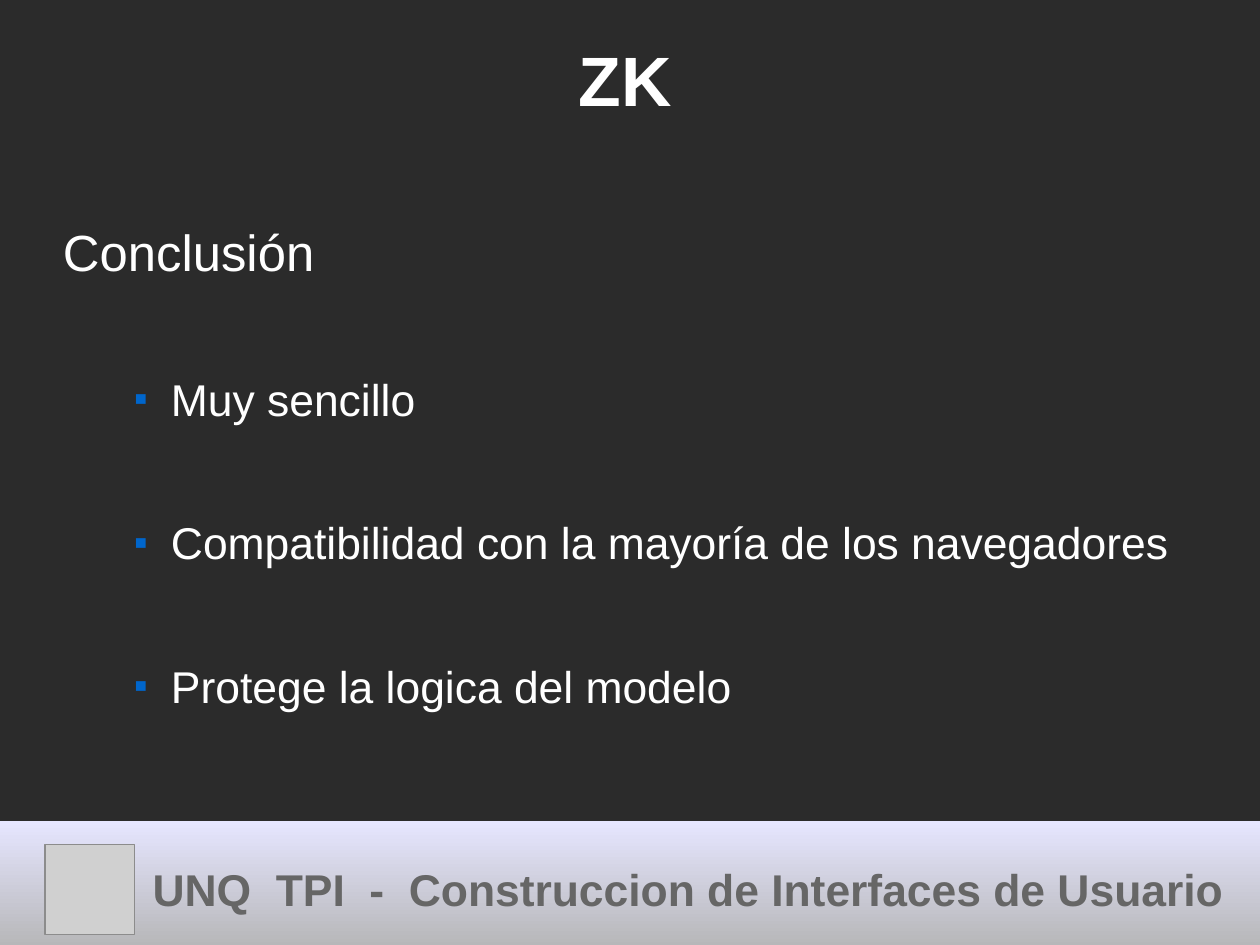
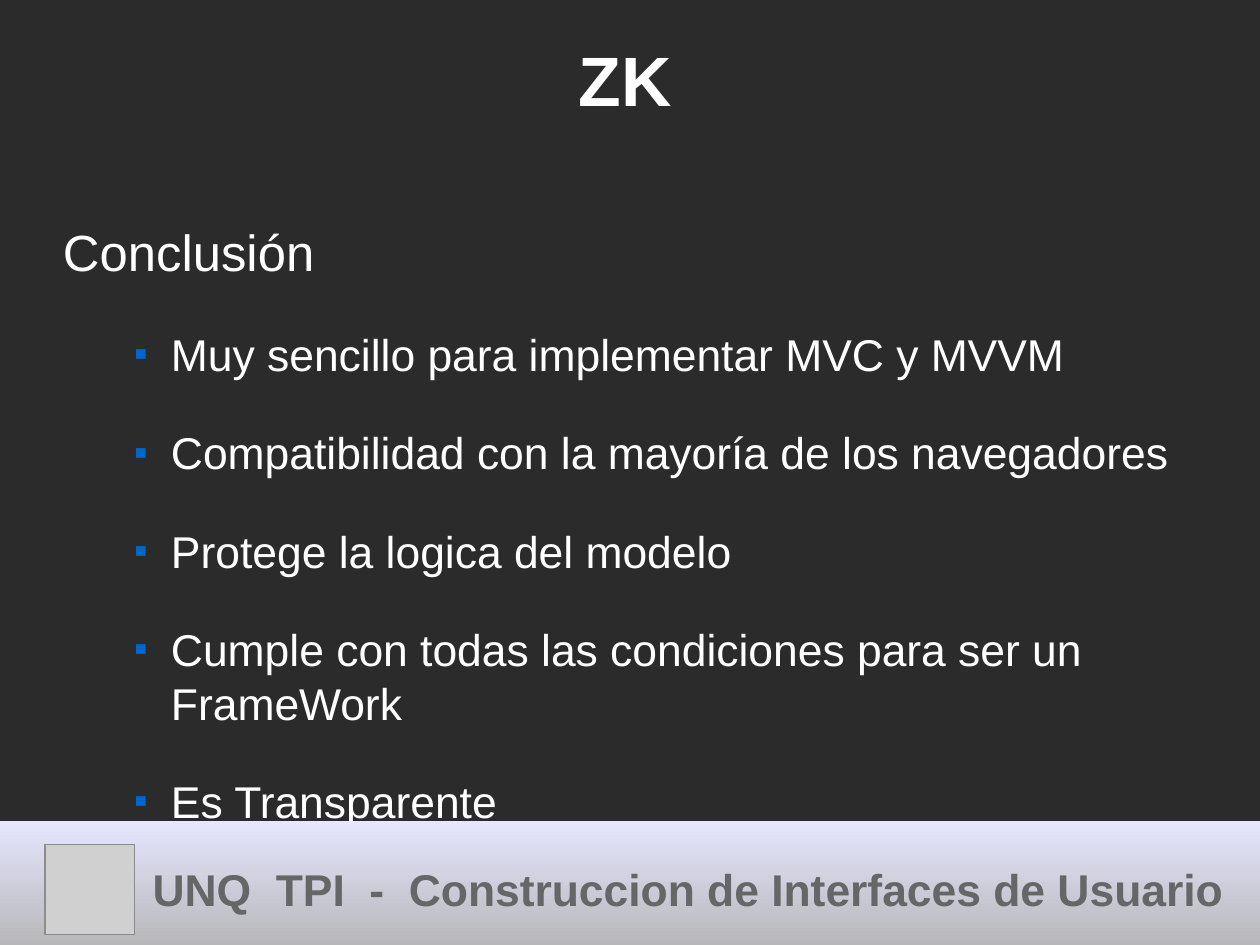
Before and after one commit to cdmarchionne/tpi-ui-tp-esferas, a slide deck: slide 23 of ZK/resources/Presentacion ZK.odp (slide 22 before the commit). Drawn at 1260x945 pixels with LibreOffice and Linux fonts; fonts in the diff are those of the drawing; grey boxes stand for pictures; background and template pictures are left out; a plain dark background stands for a picture behind light text. Boxes give left, top, right and bottom in pixels: in the first picture for what was removed or moved away, otherwise in the second. Text is boxed around its words. In the diff, an @@ line names an element or a change of style, - is before the commit and + after.

```diff
--- a/ZK/resources/Presentacion ZK.odp
+++ b/ZK/resources/Presentacion ZK.odp
@@ text at <box>63,233,1168,577</box>: less space between paragraphs @@
@@ text at <box>171,338,1064,380</box>: text changed @@
-  ■ Muy sencillo
+  ■ Muy sencillo para implementar MVC y MVVM
@@ text at <box>171,633,1081,915</box>: paragraphs added @@
+  ■ Cumple con todas las condiciones para ser un FrameWork
+  ■ Es Transparente
+  ■ Curva de aprendisaje lineal
```
Also in this commit, not shown: 1 other file.
